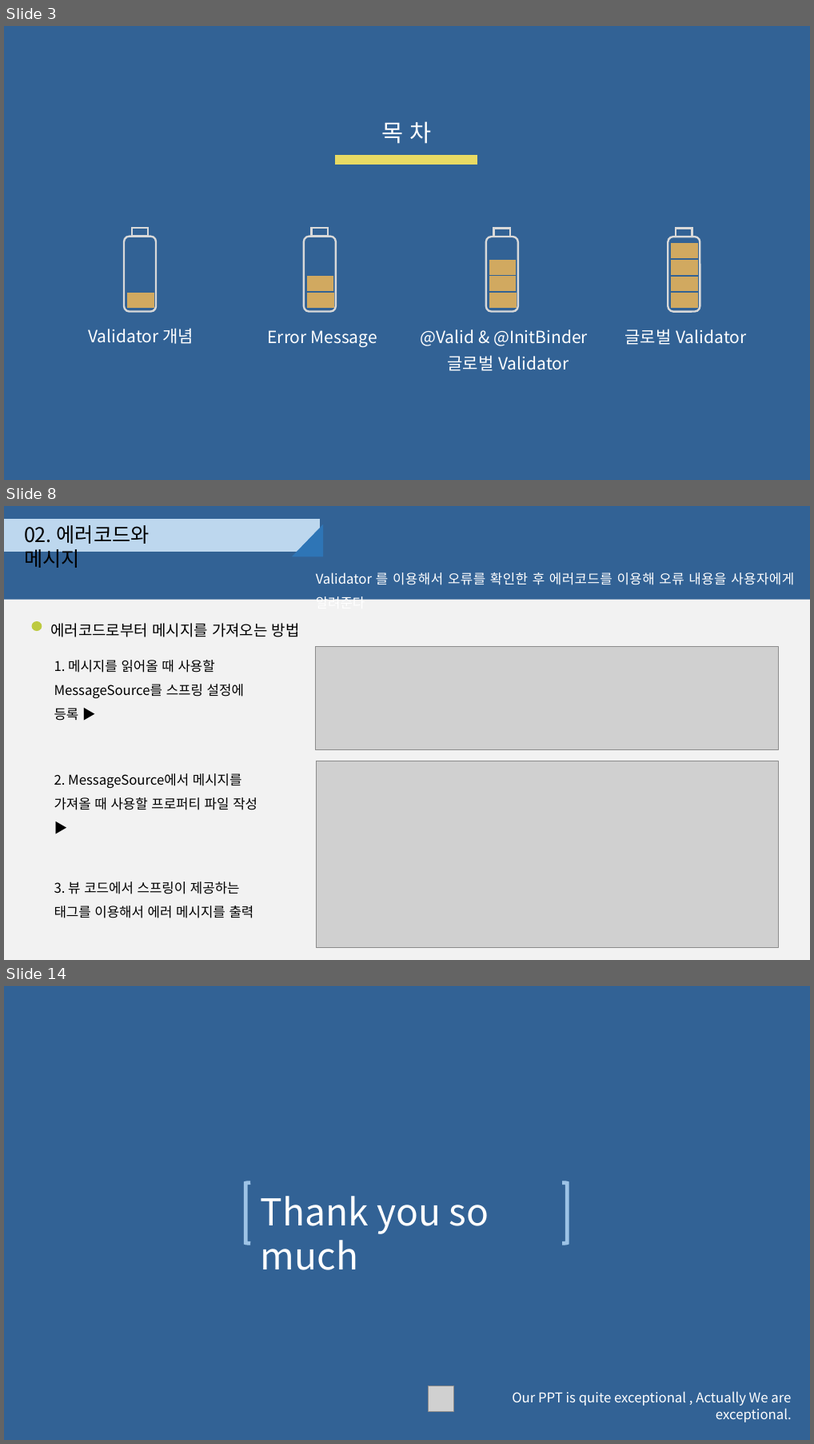
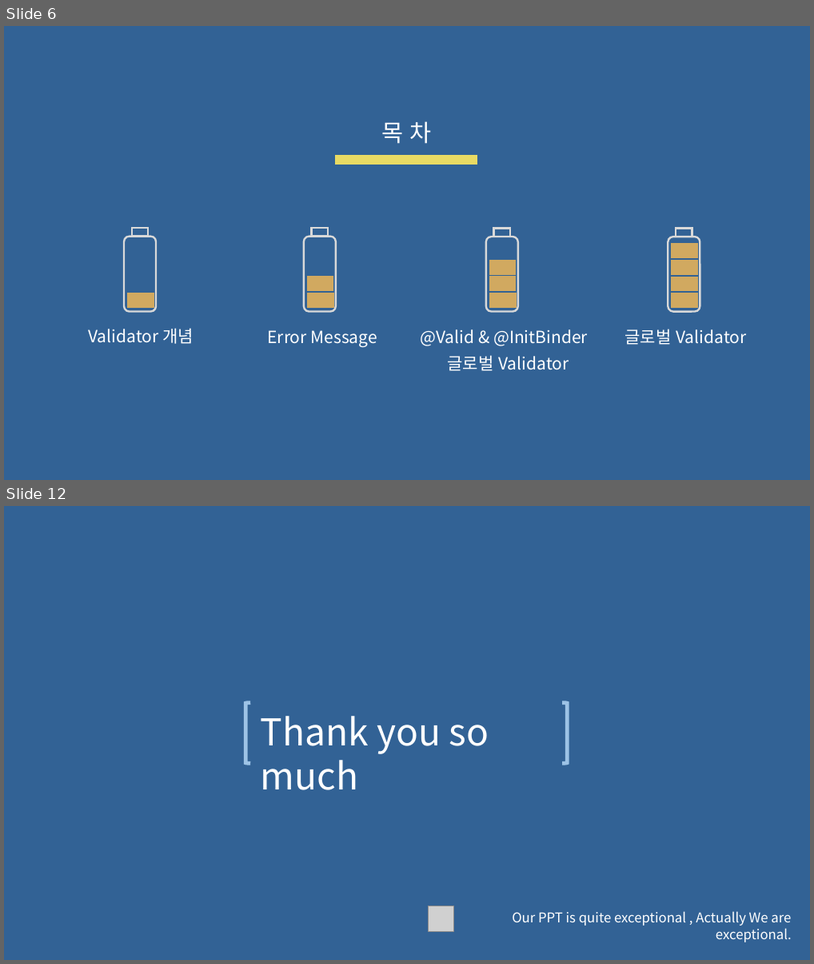
Before and after one commit to djyoon956/OWL_Refactoring, a slide deck: 4조/발표영상 및 PPT/OWL.pptx. Shown one above the other, each under a label of ours: slides 3, 8 and 14 before the commit, slides 6 and 12 after it; the slides between them are not shown. The pictures are 814x1444 and 814x964 pixels, drawn with LibreOffice and Linux fonts; fonts in the diff are those of the drawing; grey boxes stand for pictures. Boxes give left, top, right and bottom in pixels: in the first picture for what was removed or moved away, otherwise in the second. Text is boxed around its words. In the diff, an @@ line names an element or a change of style, - is before the commit and + after.

```diff
--- a/4조/발표영상 및 PPT/OWL.pptx
+++ b/4조/발표영상 및 PPT/OWL.pptx
@@ slide 8 removed at (4,506,810,960), background #326295 @@
@@ rectangle removed at (4,520,319,552) @@
@@ text removed at (24,525,150,568) @@
-02. 에러코드와 메시지
@@ right triangle removed at (292,524,323,557) @@
@@ text removed at (316,572,794,600) @@
-Validator 를 이용해서 오류를 확인한 후 에러코드를 이용해 오류 내용을 사용자에게 알려준다
@@ rectangle removed at (4,599,810,960) @@
@@ ellipse removed at (32,621,41,631) @@
@@ text removed at (50,623,300,637) @@
-에러코드로부터 메시지를 가져오는 방법
@@ picture removed at (315,647,779,750) @@
@@ text removed at (54,660,244,698) @@
-1. 메시지를 읽어올 때 사용할 MessageSource를 스프링 설정에 등록 ▶
@@ picture removed at (316,760,778,948) @@
@@ text removed at (54,773,258,810) @@
-2. MessageSource에서 메시지를 가져올 때 사용할 프로퍼티 파일 작성 ▶
@@ text removed at (54,881,254,918) @@
-3. 뷰 코드에서 스프링이 제공하는 태그를 이용해서 에러 메시지를 출력
@@ what was slide 3 is now slide 6 @@
@@ what was slide 14 is now slide 12 @@
```
Also in this commit, not shown: 1 slide changed, 8 slides added, 9 other slides removed.
